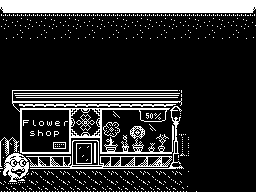
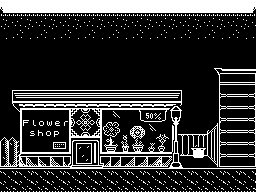
Layered file, before and after one edit (256×192). Changes by layer:
hid "Lamp_Shadow_Textured" over [176, 90, 192, 167]
hid "Road Shadow" over [176, 168, 200, 192]
hid "Lamp_Shadow_Black" over [192, 68, 256, 192]
hid "Dog" over [192, 161, 223, 184]
hid "Bob" over [1, 152, 30, 184]
